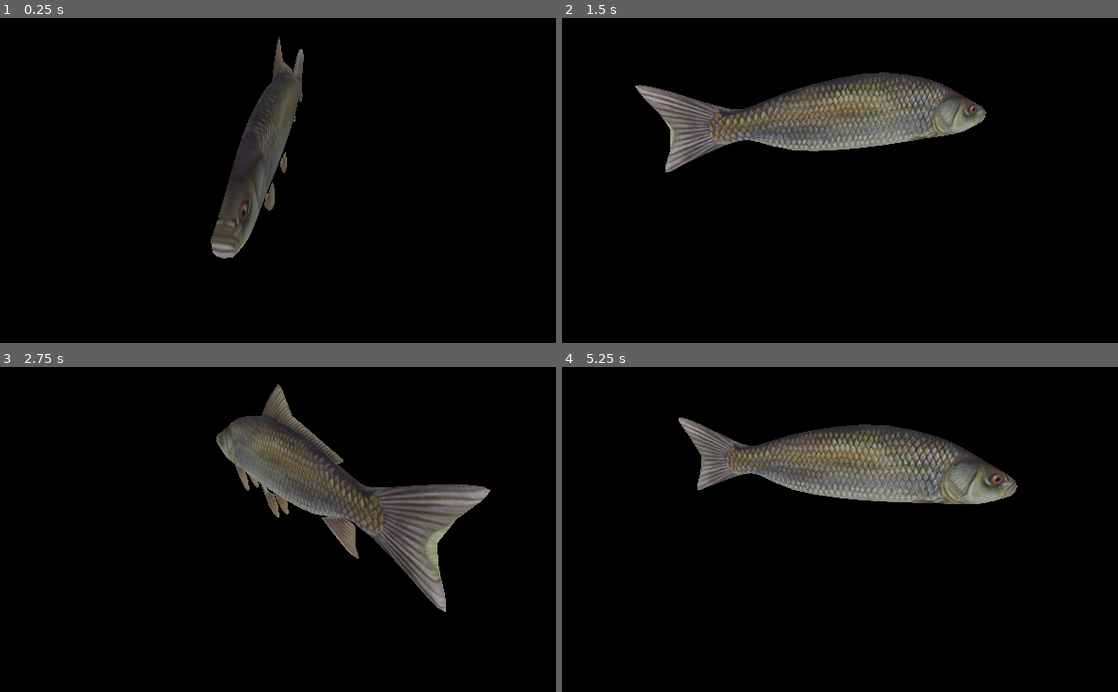
Above: before the commit, frames 1-4 (two rows, left to right).
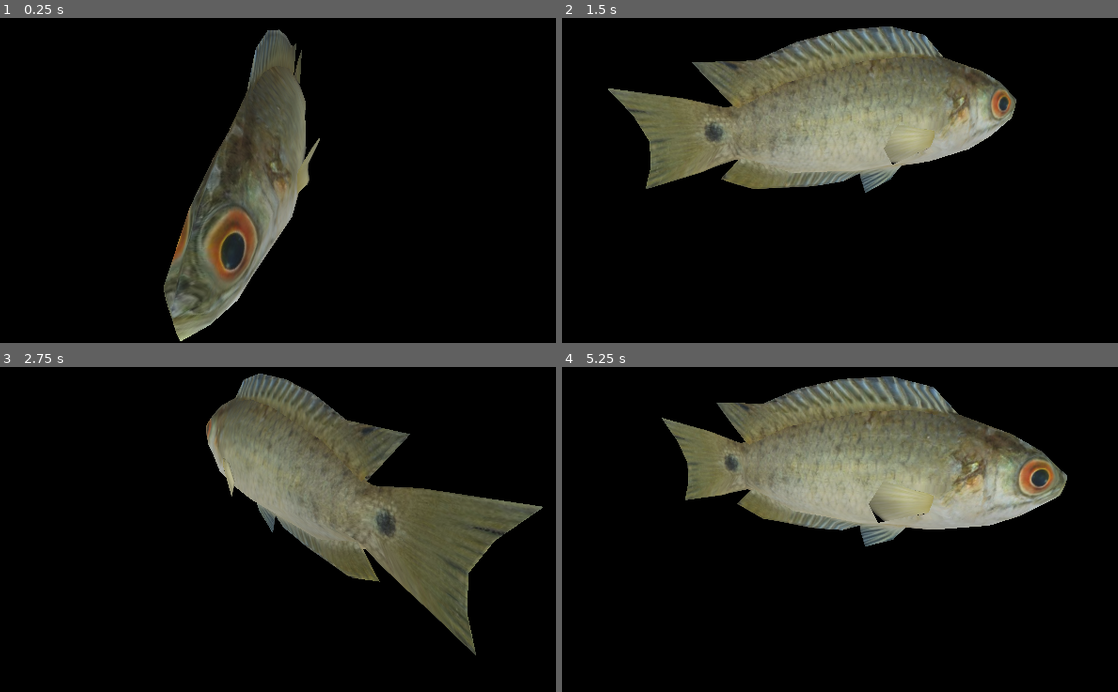
Above: after the commit, the same moments.

Repository: quote591/ProjectCarp
Game: Godot game, scene res://Scenes/PrototypeScene.tscn
The game is run twice, just before and just after one commit, with the same random seed, the same clock (stepped at 60 frames per second) and the same inputs.
Inputs:
- Up to frame 1 (0.25 s): no input
- Up to frame 2 (1.5 s): no input
- Up to frame 3 (2.75 s): no input
- Up to frame 4 (5.25 s): no input

The runs differ from the first frame. In frame 1, 11% of the frame differs, in the area x 29-58%, y 3-100%; in frame 2, 22%; in frame 3, 18%; in frame 4, 22%, in the area x 17-91%, y 2-56%.

Commit message:
fixed fish
the fish was not rendering properly for both sides, found a new fish model which resolves this

Diff:
--- a/Scenes/PrototypeScene.tscn
+++ b/Scenes/PrototypeScene.tscn
@@ -1,12 +1,12 @@
-[gd_scene load_steps=6 format=3 uid="uid://b627hvgjd82nf"]
+[gd_scene load_steps=7 format=3 uid="uid://b627hvgjd82nf"]
 
-[ext_resource type="ArrayMesh" uid="uid://dli21xofglb24" path="res://3D Models/Low Poly Fish/fish.obj" id="1_2qvgk"]
 [ext_resource type="Script" uid="uid://pyhfa1pbwakg" path="res://Scripts/fish_spin.gd" id="1_lp0cs"]
+[ext_resource type="Texture2D" uid="uid://bc46bgocw8b6e" path="res://3D Models/Low Poly Fish 2/Texture/fish.png" id="2_r76xm"]
+[ext_resource type="ArrayMesh" uid="uid://bhsfky7l2h6b6" path="res://3D Models/Low Poly Fish 2/obj/fish.obj" id="3_fpt4d"]
 [ext_resource type="AudioStream" uid="uid://bin6w2mn3l415" path="res://Sound Files/fish spin music.wav" id="3_soq2c"]
 
-[sub_resource type="GDScript" id="GDScript_soq2c"]
-script/source = "extends MeshInstance3D
-"
+[sub_resource type="StandardMaterial3D" id="StandardMaterial3D_4dj5p"]
+albedo_texture = ExtResource("2_r76xm")
 
 [sub_resource type="Environment" id="Environment_soq2c"]
 background_mode = 1
@@ -19,11 +19,11 @@
 [node name="Fish" type="Node3D" parent="."]
 script = ExtResource("1_lp0cs")
 
-[node name="Fish" type="MeshInstance3D" parent="Fish"]
-transform = Transform3D(1, 0, 0, 0, 1, 0, 0, 0, 1, 2.56787, 0.00543213, -0.758251)
-mesh = ExtResource("1_2qvgk")
+[node name="Fish2" type="MeshInstance3D" parent="Fish"]
+transform = Transform3D(0.6, 0, 0, 0, 0.6, 0, 0, 0, 0.6, 0, 0, 0)
+material_override = SubResource("StandardMaterial3D_4dj5p")
+mesh = ExtResource("3_fpt4d")
 skeleton = NodePath("../..")
-script = SubResource("GDScript_soq2c")
 
 [node name="DirectionalLight3D" type="DirectionalLight3D" parent="."]
 transform = Transform3D(0.844716, -0.22158, 0.487193, -0.00158692, 0.909235, 0.416281, -0.535212, -0.352412, 0.767693, 2.123, 1.576, 3.275)
Binary file added: 3D Models/Low Poly Fish 2/Texture/fish.png
Not shown, added: 3D Models/Low Poly Fish 2/Texture/fish.png.import
Not shown, added: 3D Models/Low Poly Fish 2/dae/fish.dae
Not shown, added: 3D Models/Low Poly Fish 2/dae/fish.dae.import
Binary file added: 3D Models/Low Poly Fish 2/fbx/fish.fbx
Not shown, added: 3D Models/Low Poly Fish 2/fbx/fish.fbx.import
Binary file added: 3D Models/Low Poly Fish 2/fish.jpg
Not shown, added: 3D Models/Low Poly Fish 2/fish.jpg.import
Not shown, added: 3D Models/Low Poly Fish 2/obj/fish.mtl
Not shown, added: 3D Models/Low Poly Fish 2/obj/fish.obj
Not shown, added: 3D Models/Low Poly Fish 2/obj/fish.obj.import
Not shown, added: 3D Models/Low Poly Fish 2/3ds/fish.3ds
